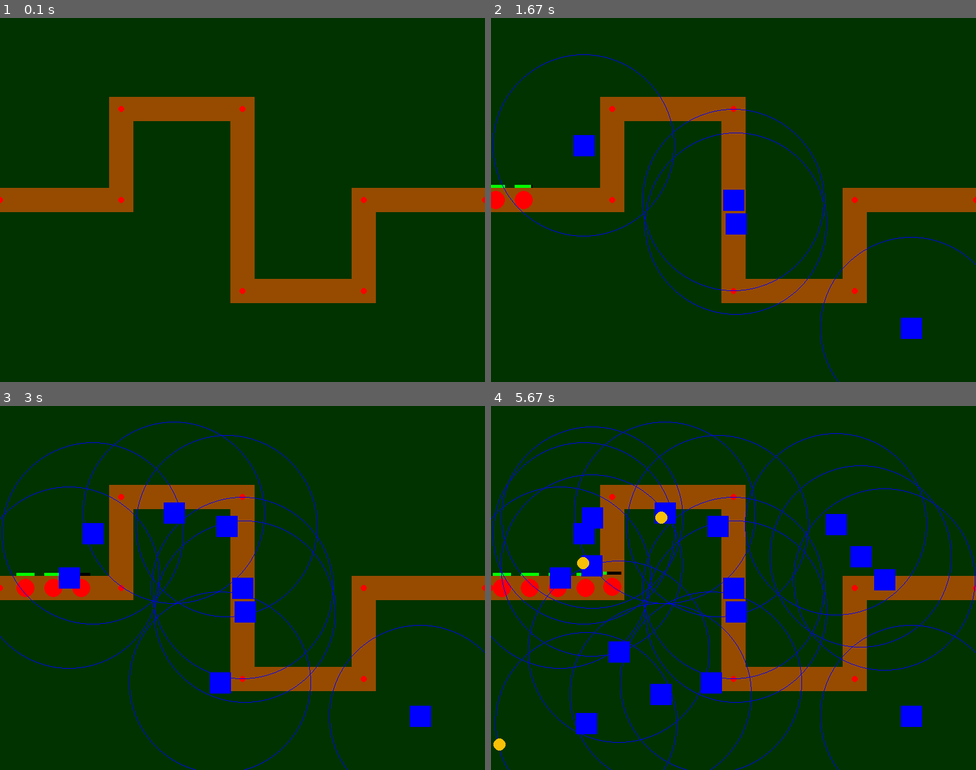
Above: before the commit, frames 1-4 (two rows, left to right).
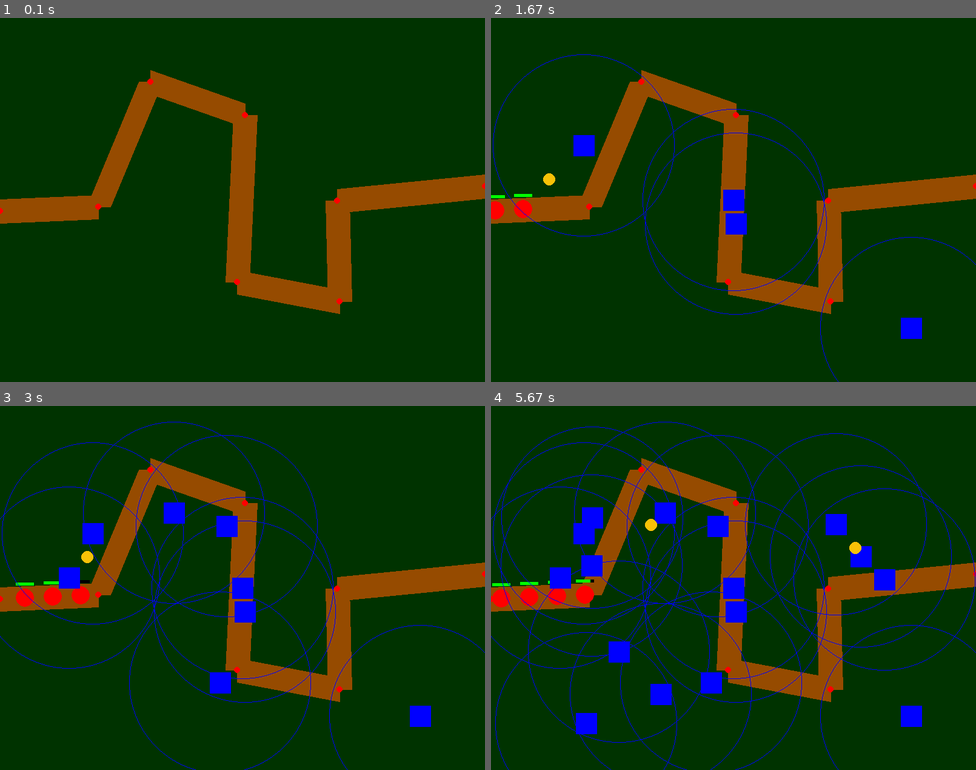
Above: after the commit, the same moments.

Repository: Major9621/PyGame_Tower-Defense
Game: pygame game, started from main.py
Two runs of this game, one before a commit and one after it. Both use one fixed random seed, a clock stepped at 60 frames per second and the inputs below.
Inputs (mouse positions are in pixels of both pictures, inside the frame that each line leads up to):
- Up to frame 1 (0.1 s): no input
- Up to frame 2 (1.67 s): click (733, 200) at 0.38 s; click (733, 221) at 0.72 s; click (583, 145) at 1.05 s; click (912, 327) at 1.38 s
- Up to frame 3 (3 s): click (67, 577) at 1.72 s; click (218, 682) at 2.05 s; click (227, 526) at 2.38 s; click (174, 511) at 2.72 s
- Up to frame 4 (5.67 s): click (859, 555) at 3.05 s; click (883, 580) at 3.38 s; click (835, 522) at 3.72 s; click (592, 518) at 4.05 s; click (617, 653) at 4.38 s; click (592, 566) at 4.72 s; click (660, 693) at 5.05 s; click (588, 722) at 5.38 s

The runs differ from the first frame. In frame 1, 8.0% of the frame differs, in the area x 0-100%, y 14-82%; in frame 2, 8.1%; in frame 3, 8.0%; in frame 4, 8.0%.

Commit message:
added venv, fixed diagonal path display, added more map variants

Diff:
--- a/core/map.py
+++ b/core/map.py
@@ -3,17 +3,8 @@
 from .constants import GRAY, RED, PATH_WIDTH, BROWN
 
 class Map:
-    def __init__(self):
-        self.path = [
-            (0, 300),
-            (200, 300),
-            (200, 150),
-            (400, 150),
-            (400, 450),
-            (600, 450),
-            (600, 300),
-            (800, 300)
-        ]
+    def __init__(self, path):
+        self.path = path
         self.path_width = PATH_WIDTH
 
     def draw(self, surface):
@@ -21,22 +12,30 @@
             start = self.path[i]
             end = self.path[i + 1]
 
-            if start[0] == end[0]:
+            dx = end[0] - start[0]
+            dy = end[1] - start[1]
+
+
+            if dx == 0:
                 rect = pygame.Rect(
                     start[0] - self.path_width // 2,
                     min(start[1], end[1]),
                     self.path_width,
-                    abs(end[1] - start[1])
+                    abs(dy)
                 )
-            else:
+                pygame.draw.rect(surface, BROWN, rect)
+
+            elif dy == 0:
                 rect = pygame.Rect(
                     min(start[0], end[0]) - self.path_width // 2,
                     start[1] - self.path_width // 2,
-                    abs(end[0] - start[0]) + self.path_width,
+                    abs(dx) + self.path_width,
                     self.path_width
                 )
+                pygame.draw.rect(surface, BROWN, rect)
 
-            pygame.draw.rect(surface, BROWN, rect)
+            else:
+                pygame.draw.line(surface, BROWN, start, end, self.path_width)
 
         # Draw path points (for debugging)
         for point in self.path:
--- /dev/null
+++ b/levels/maps.py
@@ -0,0 +1,21 @@
+path1 =  [
+            (0, 300),
+            (200, 300),
+            (200, 150),
+            (400, 150),
+            (400, 450),
+            (600, 450),
+            (600, 300),
+            (800, 300)
+        ]
+path2 = [(0, 318), (162, 311), (248, 105), (404, 160), (391, 435), (560, 467), (556, 301), (800, 277)]
+
+path3 = [(0, 262), (233, 290), (204, 118), (402, 122), (422, 490), (643, 461), (565, 326), (800, 325)]
+
+path4 = [(0, 267), (182, 326), (157, 155), (445, 101), (447, 406), (629, 425), (619, 264), (800, 277)]
+
+path5 = [(0, 296), (205, 293), (239, 189), (388, 139), (441, 454), (640, 416), (636, 300), (800, 276)]
+
+path6 = [(0, 266), (244, 271), (167, 122), (367, 141), (377, 409), (632, 500), (553, 344), (800, 316)]
+
+path7 = [(0, 0), (208, 292), (168, 174), (367, 194), (391, 482), (626, 461), (562, 301), (800, 306)]
--- a/main.py
+++ b/main.py
@@ -4,6 +4,7 @@
 from core.enemy import Enemy
 from core.turret import Turret
 from core.constants import DARKGREEN,BLACK, SCREEN_WIDTH, SCREEN_HEIGHT, FPS
+import levels.maps as maps
 
 def main():
     # Initialize pygame
@@ -11,7 +12,7 @@
     screen = pygame.display.set_mode((SCREEN_WIDTH, SCREEN_HEIGHT))
     clock = pygame.time.Clock()
 
-    game_map = Map()
+    game_map = Map(maps.path2)
     turrets = []
     enemies = pygame.sprite.Group()
     bullets = pygame.sprite.Group()
